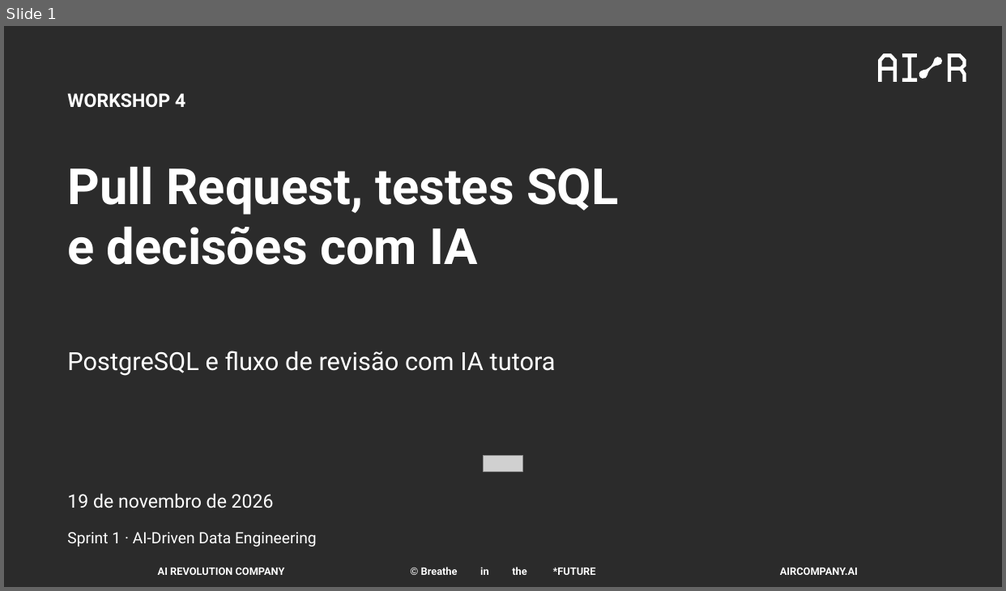
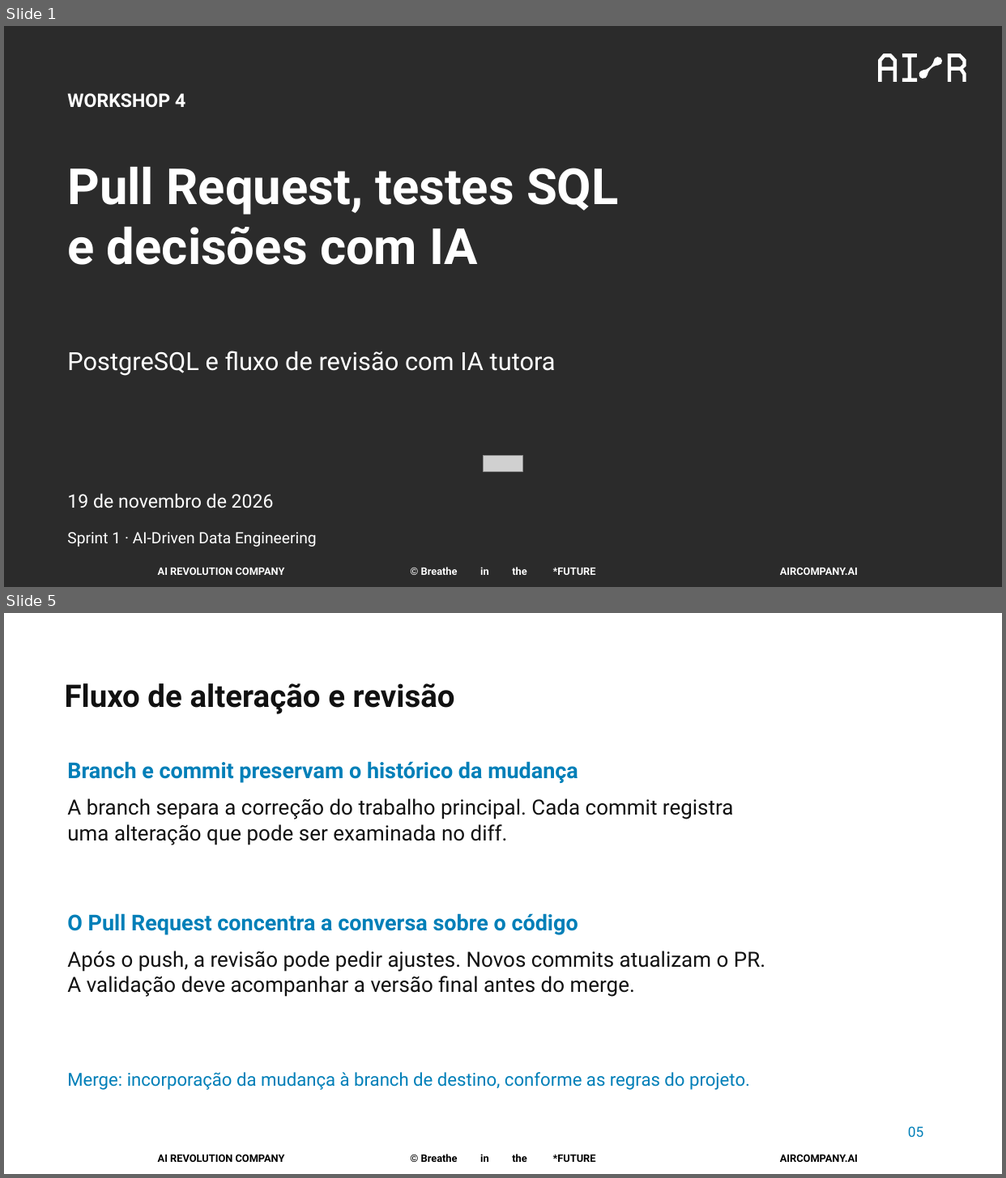
Before and after one commit to pedropalmieri/workshop4-pr-sql-ia, a slide deck: materiais/Workshop4-19nov2026.pptx. Shown one above the other, each under a label of ours: slide 1 before the commit, slides 1 and 5 after it; the slides between them are not shown. The pictures are 1006x591 and 1006x1178 pixels, drawn with LibreOffice and Linux fonts; fonts in the diff are those of the drawing; grey boxes stand for pictures; background and template pictures are left out; a plain dark background stands for a picture behind light text. Boxes give left, top, right and bottom in pixels: in the first picture for what was removed or moved away, otherwise in the second. Text is boxed around its words. In the diff, an @@ line names an element or a change of style, - is before the commit and + after.

```diff
--- a/materiais/Workshop4-19nov2026.pptx
+++ b/materiais/Workshop4-19nov2026.pptx
@@ slide 5 added at box(4, 613, 1002, 1174), background #FFFFFF; not listed: 3 template elements that a slide beside it also shows @@
@@ text added at box(65, 683, 455, 714), 30 pt, text #111111, bold @@
+Fluxo de alteração e revisão
@@ text added at box(67, 761, 578, 783), 21 pt, text #007FB8, bold @@
+Branch e commit preservam o histórico da mudança
@@ text added at box(67, 798, 734, 845), 20.2 pt, text #111111 @@
+A branch separa a correção do trabalho principal. Cada commit registra
+uma alteração que pode ser examinada no diff.
@@ text added at box(67, 914, 578, 935), 21 pt, text #007FB8, bold @@
+O Pull Request concentra a conversa sobre o código
@@ text added at box(67, 951, 765, 997), 20.2 pt, text #111111 @@
+Após o push, a revisão pode pedir ajustes. Novos commits atualizam o PR.
+A validação deve acompanhar a versão final antes do merge.
@@ text added at box(67, 1072, 750, 1090), 17.2 pt, text #007FB8 @@
+Merge: incorporação da mudança à branch de destino, conforme as regras do projeto.
@@ text added at box(908, 1127, 923, 1137), 13.5 pt, text #007FB8 @@
+05
```
Also in this commit, not shown: 7 slides changed, 6 other slides added, 7 slides removed.
